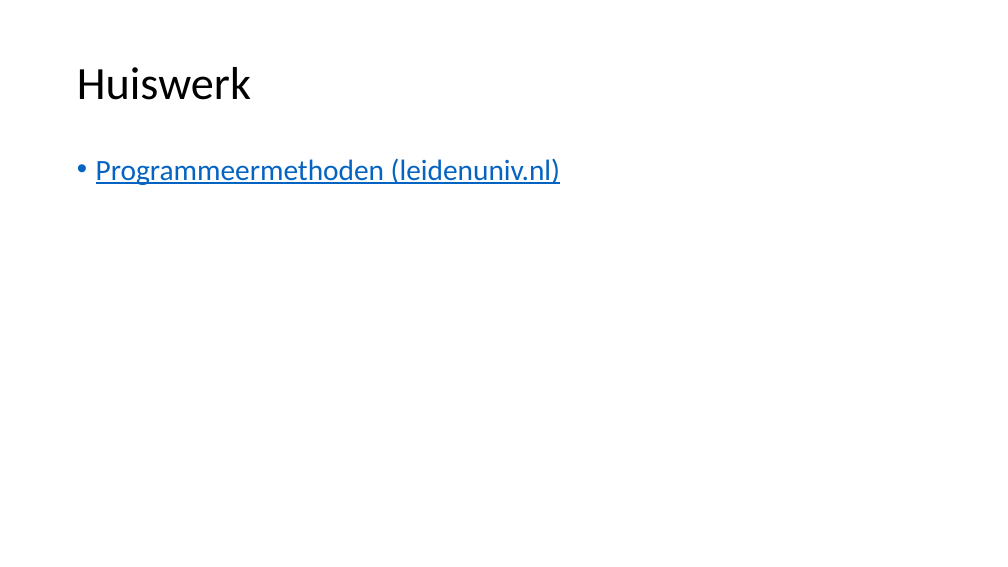
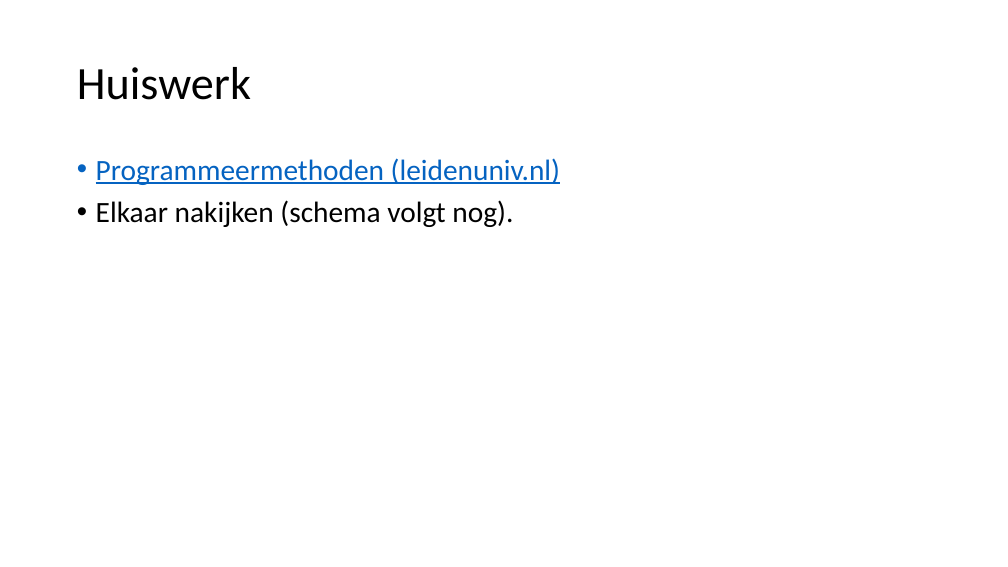
Before and after one commit to Hoidel/IntroProgramming, a slide deck: slide 15 of Introductie tot programmeren - Dag 1.pptx. Drawn at 1008x567 pixels with LibreOffice and Linux fonts; fonts in the diff are those of the drawing. Boxes give left, top, right and bottom in pixels: in the first picture for what was removed or moved away, otherwise in the second. Text is boxed around its words. In the diff, an @@ line names an element or a change of style, - is before the commit and + after.

Commit message:
Beginnetje gemaakt met huiswerk1

```diff
--- a/Introductie tot programmeren - Dag 1.pptx
+++ b/Introductie tot programmeren - Dag 1.pptx
@@ text at (x1=96, y1=200, x2=513, y2=227): paragraph added @@
+• Elkaar nakijken (schema volgt nog).
```
Also in this commit, not shown: 12 other files.
